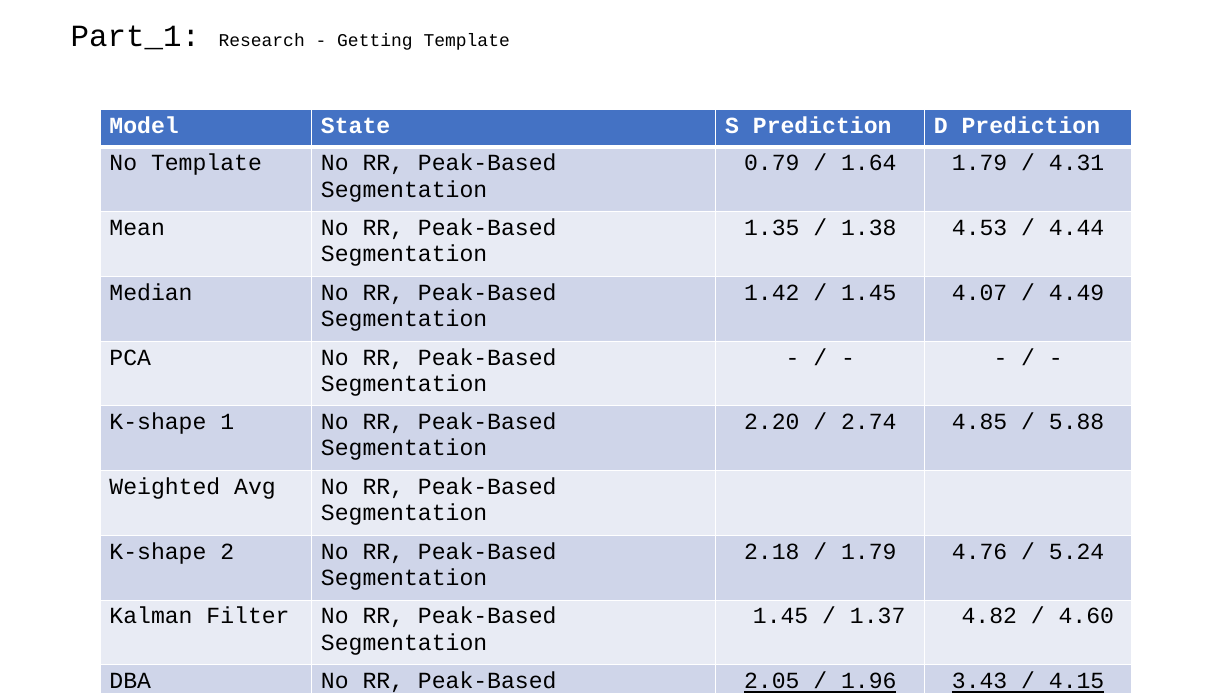
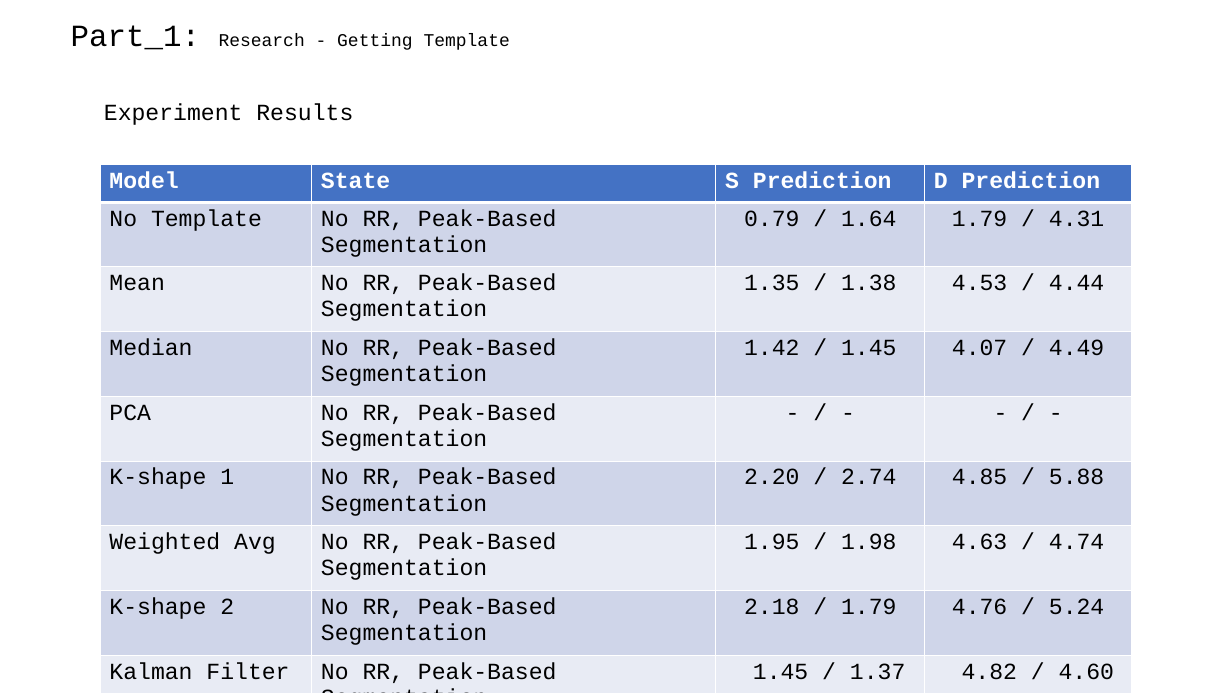
Before and after one commit to A-Big-Tortoise/Presentation, a slide deck: slide 3 of Presentation_1106_JiayuChen.pptx. Drawn at 1232x693 pixels with LibreOffice and Linux fonts; fonts in the diff are those of the drawing. Boxes give left, top, right and bottom in pixels: in the first picture for what was removed or moved away, otherwise in the second. Text is boxed around its words. In the diff, an @@ line names an element or a change of style, - is before the commit and + after.

```diff
--- a/Presentation_1106_JiayuChen.pptx
+++ b/Presentation_1106_JiayuChen.pptx
@@ text added at (104,103,353,125), 18 pt, text #000000 @@
+Experiment Results
@@ table at (100,165,1132,687) @@
-row 7, column 3: 
+row 7, column 3: 1.95 / 1.98
-row 7, column 4: 
+row 7, column 4: 4.63 / 4.74
@@ bold on in "DBA" @@
@@ table: place and size @@
-table at (100,110,1132,693)
+table at (100,165,1132,687)
```
Also in this commit, not shown: 4 other slides changed, 3 slides added, 1 slide removed.
